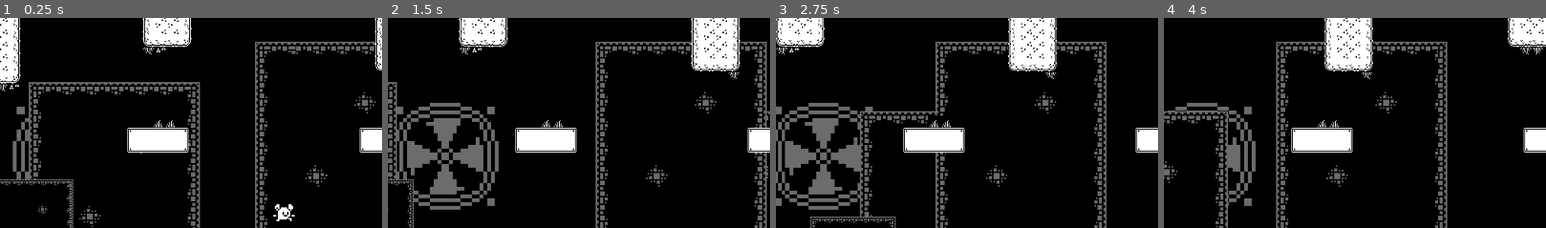
Above: before the commit, frames 1-4 (left to right).
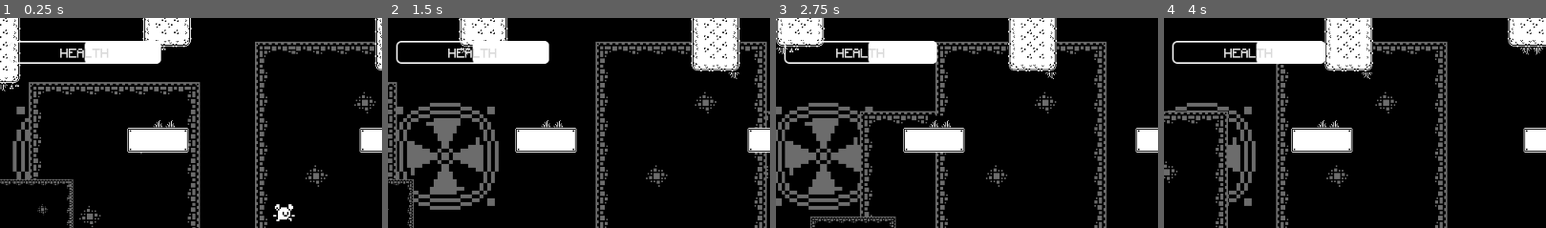
Above: after the commit, the same moments.

Repository: Kapioga/1BitFella
Game: Godot game, scene res://Scenes/main.tscn
The game is run twice, just before and just after one commit, with the same random seed, the same clock (stepped at 60 frames per second) and the same inputs. This scene is started directly instead of the project's main scene.
Inputs:
- Up to frame 1 (0.25 s): no input
- Up to frame 2 (1.5 s): hold Right (Right) from 0.53 s (still down); tap Space (Jump) at 0.77 s
- Up to frame 3 (2.75 s): tap Space (Jump) at 1.52 s; release Right (Right) at 2.03 s; hold A (Left) from 2.03 s (still down)
- Up to frame 4 (4 s): release A (Left) at 2.78 s; hold Right (Right) from 2.78 s (still down); tap Space (Jump) at 3.02, 3.77 s
The pictures show only the part of the screen within x 7-57%, y 0-50%; the shares and areas given below are measured in that part.

The runs differ from the first frame. In frame 1, 2.7% of the frame differs, in the area x 4-43%, y 10-22%; in frame 2, 2.7%; in frame 3, 2.6%; in frame 4, 2.7%, in the area x 2-43%, y 10-22%.

Commit message:
Added return menu in main game

Diff:
--- a/Scenes/credit_menu.tscn
+++ b/Scenes/credit_menu.tscn
@@ -8,6 +8,412 @@
 [sub_resource type="Theme" id="Theme_ava2w"]
 default_font = ExtResource("1_abb13")
 default_font_size = 15
+
+[sub_resource type="TileSetAtlasSource" id="TileSetAtlasSource_4fj6q"]
+texture = ExtResource("2_kfc2i")
+0:0/0 = 0
+1:0/0 = 0
+2:0/0 = 0
+3:0/0 = 0
+4:0/0 = 0
+5:0/0 = 0
+6:0/0 = 0
+7:0/0 = 0
+8:0/0 = 0
+9:0/0 = 0
+10:0/0 = 0
+11:0/0 = 0
+12:0/0 = 0
+13:0/0 = 0
+14:0/0 = 0
+15:0/0 = 0
+16:0/0 = 0
+17:0/0 = 0
+18:0/0 = 0
+19:0/0 = 0
+0:1/0 = 0
+1:1/0 = 0
+2:1/0 = 0
+3:1/0 = 0
+4:1/0 = 0
+5:1/0 = 0
+6:1/0 = 0
+7:1/0 = 0
+8:1/0 = 0
+9:1/0 = 0
+10:1/0 = 0
+11:1/0 = 0
+12:1/0 = 0
+13:1/0 = 0
+14:1/0 = 0
+15:1/0 = 0
+16:1/0 = 0
+17:1/0 = 0
+18:1/0 = 0
+19:1/0 = 0
+0:2/0 = 0
+1:2/0 = 0
+2:2/0 = 0
+3:2/0 = 0
+4:2/0 = 0
+5:2/0 = 0
+6:2/0 = 0
+7:2/0 = 0
+8:2/0 = 0
+9:2/0 = 0
+10:2/0 = 0
+11:2/0 = 0
+12:2/0 = 0
+13:2/0 = 0
+14:2/0 = 0
+15:2/0 = 0
+16:2/0 = 0
+17:2/0 = 0
+18:2/0 = 0
+19:2/0 = 0
+0:3/0 = 0
+1:3/0 = 0
+2:3/0 = 0
+3:3/0 = 0
+4:3/0 = 0
+5:3/0 = 0
+6:3/0 = 0
+7:3/0 = 0
+8:3/0 = 0
+9:3/0 = 0
+10:3/0 = 0
+11:3/0 = 0
+12:3/0 = 0
+13:3/0 = 0
+14:3/0 = 0
+15:3/0 = 0
+16:3/0 = 0
+17:3/0 = 0
+18:3/0 = 0
+19:3/0 = 0
+0:4/0 = 0
+1:4/0 = 0
+2:4/0 = 0
+3:4/0 = 0
+4:4/0 = 0
+5:4/0 = 0
+6:4/0 = 0
+7:4/0 = 0
+8:4/0 = 0
+9:4/0 = 0
+10:4/0 = 0
+11:4/0 = 0
+12:4/0 = 0
+13:4/0 = 0
+14:4/0 = 0
+15:4/0 = 0
+16:4/0 = 0
+17:4/0 = 0
+18:4/0 = 0
+19:4/0 = 0
+0:5/0 = 0
+1:5/0 = 0
+2:5/0 = 0
+3:5/0 = 0
+4:5/0 = 0
+5:5/0 = 0
+6:5/0 = 0
+7:5/0 = 0
+8:5/0 = 0
+9:5/0 = 0
+10:5/0 = 0
+11:5/0 = 0
+12:5/0 = 0
+13:5/0 = 0
+14:5/0 = 0
+15:5/0 = 0
+16:5/0 = 0
+17:5/0 = 0
+18:5/0 = 0
+19:5/0 = 0
+0:6/0 = 0
+1:6/0 = 0
+2:6/0 = 0
+3:6/0 = 0
+4:6/0 = 0
+5:6/0 = 0
+6:6/0 = 0
+7:6/0 = 0
+8:6/0 = 0
+9:6/0 = 0
+10:6/0 = 0
+11:6/0 = 0
+12:6/0 = 0
+13:6/0 = 0
+14:6/0 = 0
+15:6/0 = 0
+16:6/0 = 0
+17:6/0 = 0
+18:6/0 = 0
+19:6/0 = 0
+0:7/0 = 0
+1:7/0 = 0
+2:7/0 = 0
+3:7/0 = 0
+4:7/0 = 0
+5:7/0 = 0
+6:7/0 = 0
+7:7/0 = 0
+8:7/0 = 0
+9:7/0 = 0
+10:7/0 = 0
+11:7/0 = 0
+12:7/0 = 0
+13:7/0 = 0
+14:7/0 = 0
+15:7/0 = 0
+16:7/0 = 0
+17:7/0 = 0
+18:7/0 = 0
+19:7/0 = 0
+0:8/0 = 0
+1:8/0 = 0
+2:8/0 = 0
+3:8/0 = 0
+4:8/0 = 0
+5:8/0 = 0
+6:8/0 = 0
+7:8/0 = 0
+8:8/0 = 0
+9:8/0 = 0
+10:8/0 = 0
+11:8/0 = 0
+12:8/0 = 0
+13:8/0 = 0
+14:8/0 = 0
+15:8/0 = 0
+16:8/0 = 0
+17:8/0 = 0
+18:8/0 = 0
+19:8/0 = 0
+0:9/0 = 0
+1:9/0 = 0
+2:9/0 = 0
+3:9/0 = 0
+4:9/0 = 0
+5:9/0 = 0
+6:9/0 = 0
+7:9/0 = 0
+8:9/0 = 0
+9:9/0 = 0
+10:9/0 = 0
+11:9/0 = 0
+12:9/0 = 0
+13:9/0 = 0
+14:9/0 = 0
+15:9/0 = 0
+16:9/0 = 0
+17:9/0 = 0
+18:9/0 = 0
+19:9/0 = 0
+0:10/0 = 0
+1:10/0 = 0
+2:10/0 = 0
+3:10/0 = 0
+4:10/0 = 0
+5:10/0 = 0
+6:10/0 = 0
+7:10/0 = 0
+8:10/0 = 0
+9:10/0 = 0
+10:10/0 = 0
+11:10/0 = 0
+12:10/0 = 0
+13:10/0 = 0
+14:10/0 = 0
+15:10/0 = 0
+16:10/0 = 0
+17:10/0 = 0
+18:10/0 = 0
+19:10/0 = 0
+0:11/0 = 0
+1:11/0 = 0
+2:11/0 = 0
+3:11/0 = 0
+4:11/0 = 0
+5:11/0 = 0
+6:11/0 = 0
+7:11/0 = 0
+8:11/0 = 0
+9:11/0 = 0
+10:11/0 = 0
+11:11/0 = 0
+12:11/0 = 0
+13:11/0 = 0
+14:11/0 = 0
+15:11/0 = 0
+16:11/0 = 0
+17:11/0 = 0
+18:11/0 = 0
+19:11/0 = 0
+0:12/0 = 0
+1:12/0 = 0
+2:12/0 = 0
+3:12/0 = 0
+4:12/0 = 0
+5:12/0 = 0
+6:12/0 = 0
+7:12/0 = 0
+8:12/0 = 0
+9:12/0 = 0
+10:12/0 = 0
+11:12/0 = 0
+12:12/0 = 0
+13:12/0 = 0
+14:12/0 = 0
+15:12/0 = 0
+16:12/0 = 0
+17:12/0 = 0
+18:12/0 = 0
+19:12/0 = 0
+0:13/0 = 0
+1:13/0 = 0
+2:13/0 = 0
+3:13/0 = 0
+4:13/0 = 0
+5:13/0 = 0
+6:13/0 = 0
+7:13/0 = 0
+8:13/0 = 0
+9:13/0 = 0
+10:13/0 = 0
+11:13/0 = 0
+12:13/0 = 0
+13:13/0 = 0
+14:13/0 = 0
+15:13/0 = 0
+16:13/0 = 0
+17:13/0 = 0
+18:13/0 = 0
+19:13/0 = 0
+0:14/0 = 0
+1:14/0 = 0
+2:14/0 = 0
+3:14/0 = 0
+4:14/0 = 0
+5:14/0 = 0
+6:14/0 = 0
+7:14/0 = 0
+8:14/0 = 0
+9:14/0 = 0
+10:14/0 = 0
+11:14/0 = 0
+12:14/0 = 0
+13:14/0 = 0
+14:14/0 = 0
+15:14/0 = 0
+16:14/0 = 0
+17:14/0 = 0
+18:14/0 = 0
+19:14/0 = 0
+0:15/0 = 0
+1:15/0 = 0
+2:15/0 = 0
+3:15/0 = 0
+4:15/0 = 0
+5:15/0 = 0
+6:15/0 = 0
+7:15/0 = 0
+8:15/0 = 0
+9:15/0 = 0
+10:15/0 = 0
+11:15/0 = 0
+12:15/0 = 0
+13:15/0 = 0
+14:15/0 = 0
+15:15/0 = 0
+16:15/0 = 0
+17:15/0 = 0
+18:15/0 = 0
+19:15/0 = 0
+0:16/0 = 0
+1:16/0 = 0
+2:16/0 = 0
+3:16/0 = 0
+4:16/0 = 0
+5:16/0 = 0
+6:16/0 = 0
+7:16/0 = 0
+8:16/0 = 0
+9:16/0 = 0
+10:16/0 = 0
+11:16/0 = 0
+12:16/0 = 0
+13:16/0 = 0
+14:16/0 = 0
+15:16/0 = 0
+16:16/0 = 0
+17:16/0 = 0
+18:16/0 = 0
+19:16/0 = 0
+0:17/0 = 0
+1:17/0 = 0
+2:17/0 = 0
+3:17/0 = 0
+4:17/0 = 0
+5:17/0 = 0
+6:17/0 = 0
+7:17/0 = 0
+8:17/0 = 0
+9:17/0 = 0
+10:17/0 = 0
+11:17/0 = 0
+12:17/0 = 0
+13:17/0 = 0
+14:17/0 = 0
+15:17/0 = 0
+16:17/0 = 0
+17:17/0 = 0
+18:17/0 = 0
+19:17/0 = 0
+0:18/0 = 0
+1:18/0 = 0
+2:18/0 = 0
+3:18/0 = 0
+4:18/0 = 0
+5:18/0 = 0
+6:18/0 = 0
+7:18/0 = 0
+8:18/0 = 0
+9:18/0 = 0
+10:18/0 = 0
+11:18/0 = 0
+12:18/0 = 0
+13:18/0 = 0
+14:18/0 = 0
+15:18/0 = 0
+16:18/0 = 0
+17:18/0 = 0
+18:18/0 = 0
+19:18/0 = 0
+0:19/0 = 0
+1:19/0 = 0
+2:19/0 = 0
+3:19/0 = 0
+4:19/0 = 0
+5:19/0 = 0
+6:19/0 = 0
+7:19/0 = 0
+8:19/0 = 0
+9:19/0 = 0
+10:19/0 = 0
+11:19/0 = 0
+12:19/0 = 0
+13:19/0 = 0
+14:19/0 = 0
+15:19/0 = 0
+16:19/0 = 0
+17:19/0 = 0
+18:19/0 = 0
+19:19/0 = 0
+
+[sub_resource type="TileSet" id="TileSet_o42e4"]
+sources/0 = SubResource("TileSetAtlasSource_4fj6q")
 
 [sub_resource type="AtlasTexture" id="AtlasTexture_j8pit"]
 atlas = ExtResource("2_kfc2i")
@@ -31,6 +437,47 @@
 "speed": 5.0
 }]
 
+[sub_resource type="LabelSettings" id="LabelSettings_31q5t"]
+font = ExtResource("1_abb13")
+font_color = Color(0.521569, 0.521569, 0.521569, 1)
+
+[sub_resource type="Animation" id="Animation_2m837"]
+resource_name = "Instruct_Anim"
+loop_mode = 1
+tracks/0/type = "value"
+tracks/0/imported = false
+tracks/0/enabled = true
+tracks/0/path = NodePath("InstructLabel:position")
+tracks/0/interp = 1
+tracks/0/loop_wrap = true
+tracks/0/keys = {
+"times": PackedFloat32Array(0, 0.5, 1),
+"transitions": PackedFloat32Array(1, 1, 1),
+"update": 0,
+"values": [Vector2(632, 510), Vector2(632, 504), Vector2(632, 510)]
+}
+
+[sub_resource type="Animation" id="Animation_56pup"]
+length = 0.001
+tracks/0/type = "value"
+tracks/0/imported = false
+tracks/0/enabled = true
+tracks/0/path = NodePath("InstructLabel:position")
+tracks/0/interp = 1
+tracks/0/loop_wrap = true
+tracks/0/keys = {
+"times": PackedFloat32Array(0),
+"transitions": PackedFloat32Array(1),
+"update": 0,
+"values": [Vector2(632, 510)]
+}
+
+[sub_resource type="AnimationLibrary" id="AnimationLibrary_xpqmo"]
+_data = {
+"Instruct_Anim": SubResource("Animation_2m837"),
+"RESET": SubResource("Animation_56pup")
+}
+
 [node name="Credit Menu" type="Control"]
 layout_mode = 3
 anchors_preset = 15
@@ -100,16 +547,22 @@
 [node name="TileMap" type="TileMap" parent="."]
 format = 2
 
+[node name="TileMap2" type="TileMap" parent="."]
+scale = Vector2(5, 5)
+tile_set = SubResource("TileSet_o42e4")
+format = 2
+layer_0/tile_data = PackedInt32Array(0, 1245184, 0, 65536, 1245184, 0, 131072, 1245184, 0, 196608, 1245184, 0, 262144, 1245184, 0, 327680, 1245184, 0, 393216, 1245184, 0, 11, 1245184, 0, 65547, 1245184, 0, 131083, 1245184, 0, 196619, 1245184, 0, 262155, 1245184, 0, 327691, 1245184, 0, 393227, 1245184, 0, 393217, 1048576, 1, 8, 1245184, 1)
+
 [node name="Fan Anim" type="AnimatedSprite2D" parent="."]
-position = Vector2(157, 74)
+position = Vector2(167, 102)
 scale = Vector2(3, 3)
 sprite_frames = SubResource("SpriteFrames_bfmur")
 animation = &"Lilanim"
 autoplay = "Lilanim"
-frame_progress = 0.237594
+frame_progress = 0.651784
 
 [node name="Fan Anim2" type="AnimatedSprite2D" parent="."]
-position = Vector2(841, 370)
+position = Vector2(801, 357)
 scale = Vector2(3, 3)
 sprite_frames = SubResource("SpriteFrames_bfmur")
 animation = &"Lilanim"
@@ -119,3 +572,18 @@
 [node name="CreditTheme" type="AudioStreamPlayer2D" parent="."]
 stream = ExtResource("4_vnbuk")
 volume_db = -12.0
+
+[node name="InstructLabel" type="Label" parent="."]
+layout_mode = 2
+offset_left = 632.0
+offset_top = 510.0
+offset_right = 898.0
+offset_bottom = 533.0
+text = "PRESS ESC KEY TO RETURN"
+label_settings = SubResource("LabelSettings_31q5t")
+
+[node name="AnimationPlayer" type="AnimationPlayer" parent="."]
+autoplay = "Instruct_Anim"
+libraries = {
+"": SubResource("AnimationLibrary_xpqmo")
+}
--- a/Scenes/main.tscn
+++ b/Scenes/main.tscn
@@ -153,7 +153,6 @@
 debug_color = Color(0.803922, 0.333333, 0.65098, 0.419608)
 
 [node name="HealthBar" type="CanvasLayer" parent="."]
-visible = false
 
 [node name="HBar" type="ProgressBar" parent="HealthBar"]
 offset_left = 82.0
--- a/Scripts/player.gd
+++ b/Scripts/player.gd
@@ -62,4 +62,7 @@
 	player_health -= player_damage
 	damage_sfx.play()
 	h_bar.value = player_health
+
+	if player_health == 0:
+		get_tree().change_scene_to_file("res://Scenes/credit_menu.tscn")
 	#print("Players health is: ", str(player_health))
Not shown: 1 places in Scenes/credit_menu.tscn that only renumber resources
